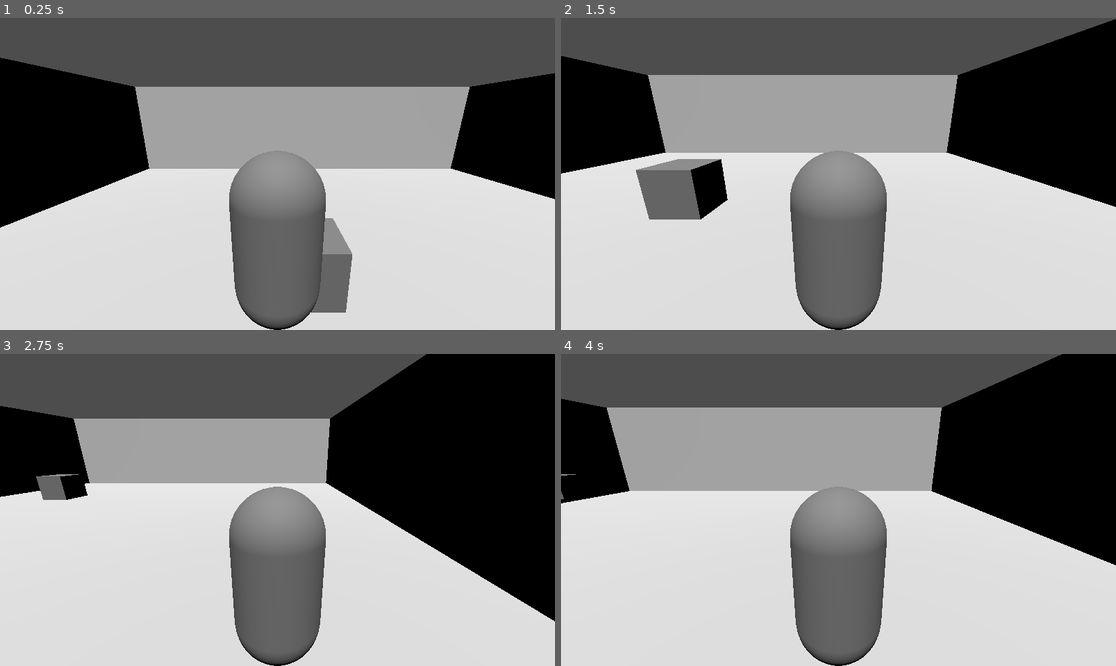
Above: before the commit, frames 1-4 (two rows, left to right).
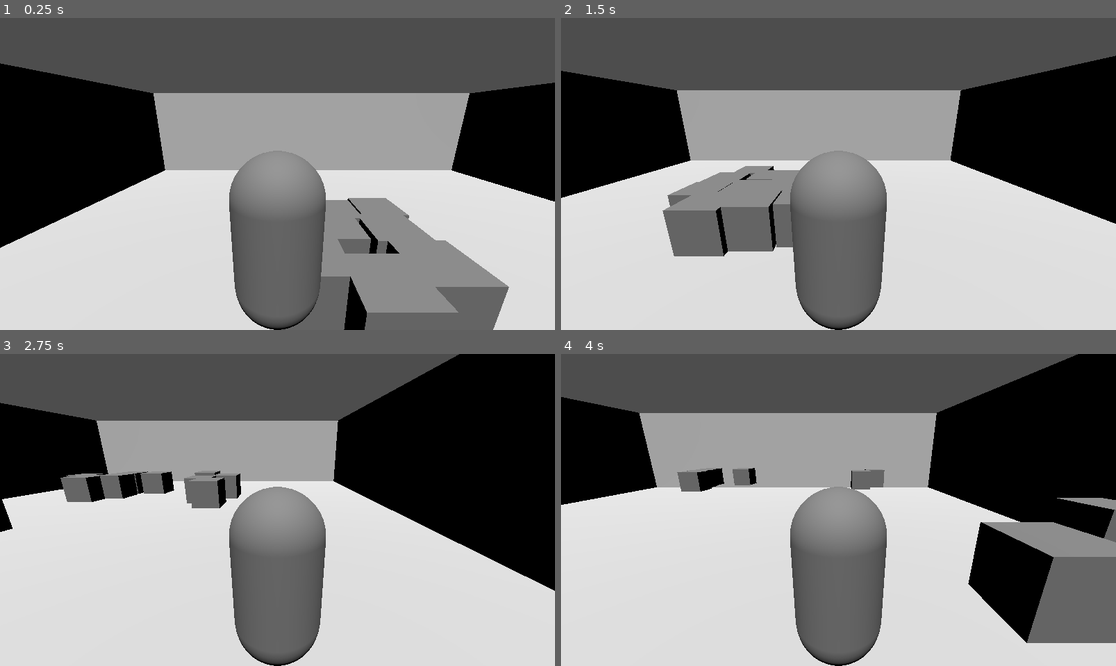
Above: after the commit, the same moments.

Repository: jbannisterly/SetInStone
Game: Godot game, scene res://Scene.tscn
Two runs of this game, one before a commit and one after it. Both use one fixed random seed, a clock stepped at 60 frames per second and the inputs below.
Inputs (mouse positions are in pixels of both pictures, inside the frame that each line leads up to):
- Up to frame 1 (0.25 s): no input
- Up to frame 2 (1.5 s): tap Enter (ui_accept) at 0.5, 0.77 s; move the mouse to (960, 158) at 0.52 s; hold D 0.53-1.28 s; click (960, 158) at 0.67 s; move the mouse to (727, 189) at 1.27 s; hold S from 1.28 s (still down); click (727, 189) at 1.42 s
- Up to frame 3 (2.75 s): tap Enter (ui_accept) at 1.52 s; move the mouse to (333, 441) at 2.02 s; release S at 2.03 s; hold D from 2.03 s (still down); click (333, 441) at 2.17 s
- Up to frame 4 (4 s): move the mouse to (810, 572) at 2.77 s; release D at 2.78 s; hold W 2.78-3.53 s; click (810, 572) at 2.92 s; tap Enter (ui_accept) at 3.02, 3.77 s; move the mouse to (1005, 556) at 3.52 s; hold A from 3.53 s (still down); click (1005, 556) at 3.67 s

The runs differ from the first frame. In frame 1, 14% of the frame differs, in the area x 0-100%, y 12-100%; in frame 2, 17%, in the area x 0-100%, y 0-77%; in frame 3, 7.6%; in frame 4, 14%.

Commit message:
capture mouse and spawn enemies

Diff:
--- /dev/null
+++ b/set-in-stone/EnemySpawner.tscn
@@ -0,0 +1,6 @@
+[gd_scene format=3 uid="uid://x4i348ra710g"]
+
+[ext_resource type="Script" uid="uid://bftfdudfk8im3" path="res://enemy_spawner.gd" id="1_tlwx7"]
+
+[node name="Spawner" type="Node3D" unique_id=1162535488]
+script = ExtResource("1_tlwx7")
--- a/set-in-stone/Scene.tscn
+++ b/set-in-stone/Scene.tscn
@@ -1,10 +1,12 @@
 [gd_scene format=3 uid="uid://lbwfa76sgdfw"]
 
+[ext_resource type="Script" uid="uid://c4yfssufhix77" path="res://main_scene.gd" id="1_7mckg"]
 [ext_resource type="PackedScene" uid="uid://chv3rwgouf4iw" path="res://Player.tscn" id="1_t6lng"]
-[ext_resource type="PackedScene" uid="uid://k5jmmgh42cyj" path="res://Enemy.tscn" id="2_4cvuw"]
+[ext_resource type="PackedScene" uid="uid://x4i348ra710g" path="res://EnemySpawner.tscn" id="3_7mckg"]
 [ext_resource type="PackedScene" uid="uid://bno832mf6qqvg" path="res://test.glb" id="3_j2eoc"]
 
 [node name="Main" type="Node3D" unique_id=2051597188]
+script = ExtResource("1_7mckg")
 
 [node name="Player" parent="." unique_id=848546064 instance=ExtResource("1_t6lng")]
 transform = Transform3D(1, 0, 0, 0, 1, 0, 0, 0, 1, 0, 1.1911283, 0)
@@ -12,7 +14,7 @@
 [node name="DirectionalLight3D" type="DirectionalLight3D" parent="." unique_id=1575724858]
 transform = Transform3D(1, 1.7484555e-07, 0, 7.6921424e-08, -0.43993926, 0.89802754, 1.5701612e-07, -0.89802754, -0.43993926, 0, 2, 0)
 
-[node name="Node3D" parent="." unique_id=409435434 instance=ExtResource("2_4cvuw")]
-
 [node name="test" parent="." unique_id=861193713 instance=ExtResource("3_j2eoc")]
 transform = Transform3D(1, 0, 0, 0, 1, 0, 0, 0, 1, -0.9546417, -0.8591076, 0.15021873)
+
+[node name="Spawner" parent="." unique_id=1162535488 instance=ExtResource("3_7mckg")]
--- /dev/null
+++ b/set-in-stone/enemy_spawner.gd
@@ -0,0 +1,19 @@
+extends Node3D
+
+var enemy = preload("res://Enemy.tscn")
+var enemy_count = 0
+
+# Called when the node enters the scene tree for the first time.
+func _ready() -> void:
+
+	pass # Replace with function bodywawdssd.
+
+
+# Called every frame. 'delta' is the elapsed time since the previous frame.
+func _process(delta: float) -> void:
+
+	if enemy_count < 10:
+		add_child(enemy.instantiate())
+		enemy_count += 1
+
+	pass
--- /dev/null
+++ b/set-in-stone/main_scene.gd
@@ -0,0 +1,21 @@
+extends Node3D
+
+
+# Called when the node enters the scene tree for the first time.
+func _ready() -> void:
+
+	Input.set_mouse_mode(Input.MOUSE_MODE_CAPTURED)
+
+	pass # Replace with function body.
+
+
+# Called every frame. 'delta' is the elapsed time since the previous frame.
+func _process(delta: float) -> void:
+
+	if Input.is_key_pressed(KEY_ESCAPE):
+		Input.set_mouse_mode(Input.MOUSE_MODE_VISIBLE)
+
+	if Input.is_mouse_button_pressed(MOUSE_BUTTON_LEFT):
+		Input.set_mouse_mode(Input.MOUSE_MODE_CAPTURED)
+
+	pass
--- a/set-in-stone/player_movement.gd
+++ b/set-in-stone/player_movement.gd
@@ -4,6 +4,9 @@
 const SPEED = 5.0
 const JUMP_VELOCITY = 4.5
 
+func _ready() -> void:
+
+	pass
 
 func _physics_process(delta: float) -> void:
 	# Add the gravity.
Not shown, added: set-in-stone/enemy_spawner.gd.uid
Not shown, added: set-in-stone/main_scene.gd.uid
